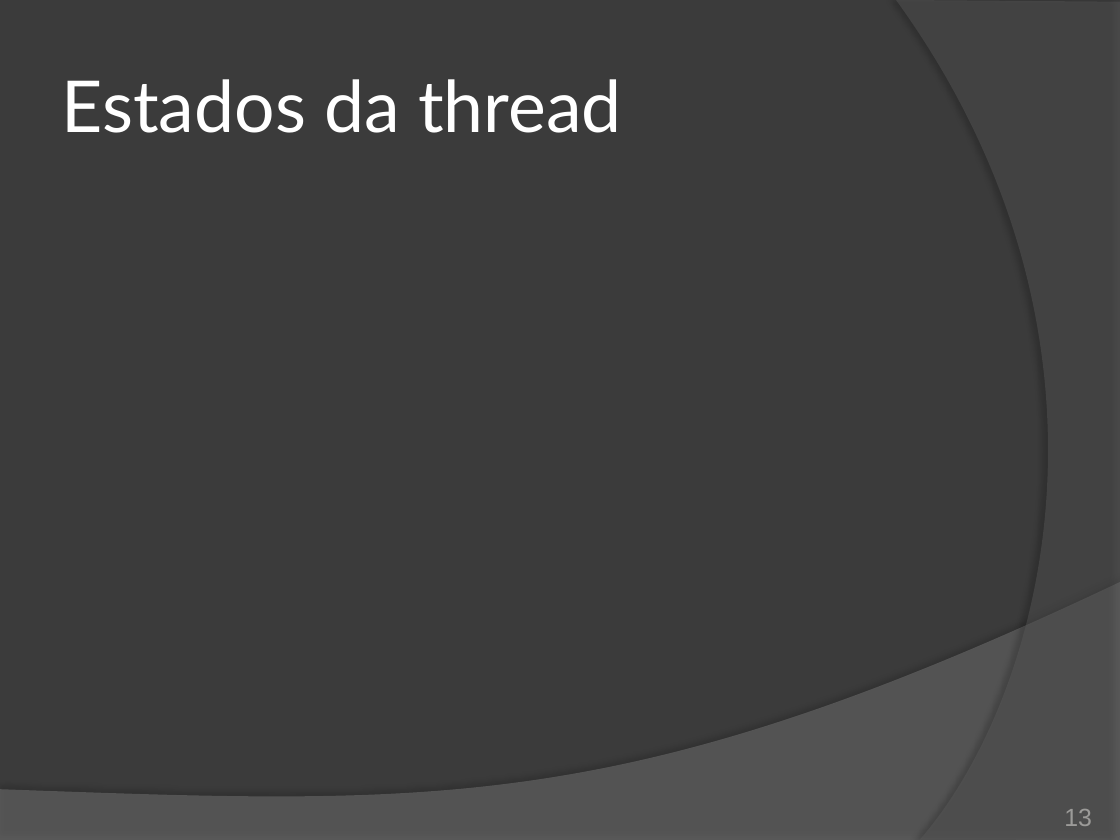
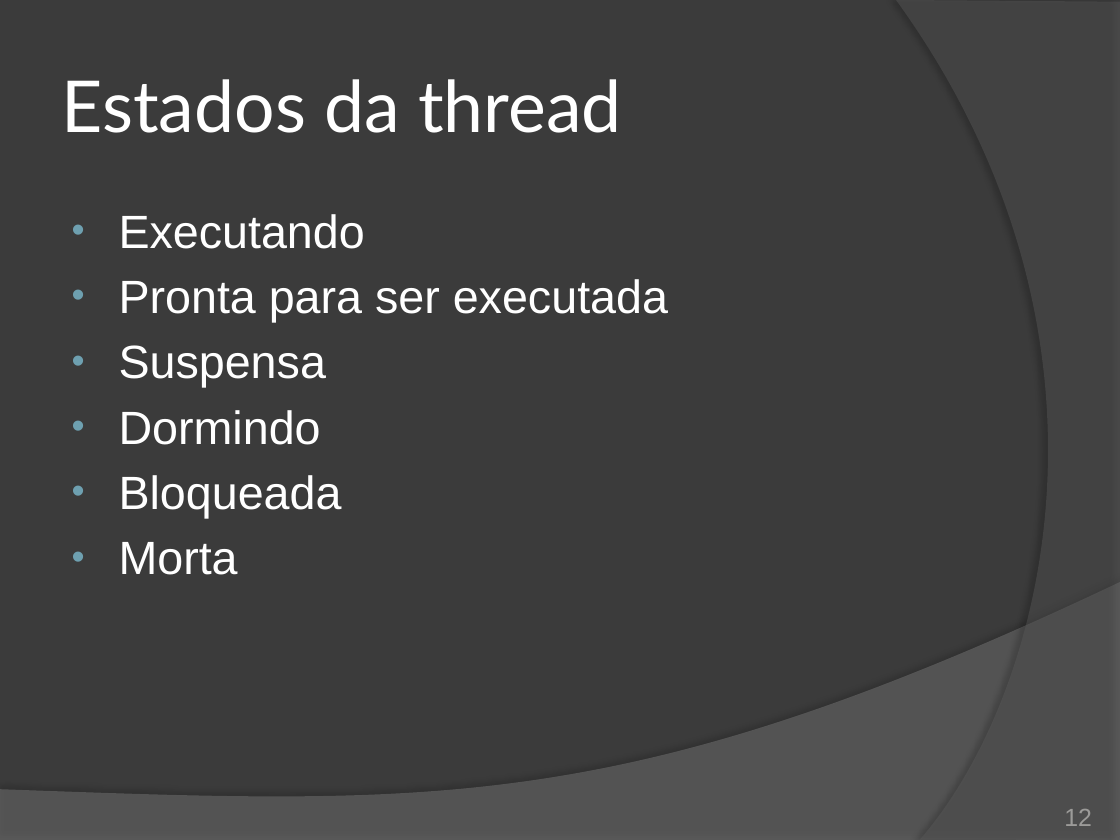
Before and after one commit to duchesqui/slzvieira-training, a slide deck: slide 12 of 2-Java-Programmer-Modulo-II/14.Capitulo08.pptx (slide 13 before the commit). Drawn at 1120x840 pixels with LibreOffice and Linux fonts; fonts in the diff are those of the drawing. Boxes give left, top, right and bottom in pixels: in the first picture for what was removed or moved away, otherwise in the second. Text is boxed around its words. In the diff, an @@ line names an element or a change of style, - is before the commit and + after.

Commit message:
Threads - Estados das threads.

```diff
--- a/2-Java-Programmer-Modulo-II/14.Capitulo08.pptx
+++ b/2-Java-Programmer-Modulo-II/14.Capitulo08.pptx
@@ text added at bbox=[119, 214, 668, 575], 30 pt, text #FFFFFF @@
+• Executando
+• Pronta para ser executada
+• Suspensa
+• Dormindo
+• Bloqueada
+• Morta
@@ page number at bbox=[1064, 809, 1092, 826]: text changed @@
-13
+12
```
Also in this commit, not shown: 1 other slide changed, 1 slide added, 2 slides removed.
